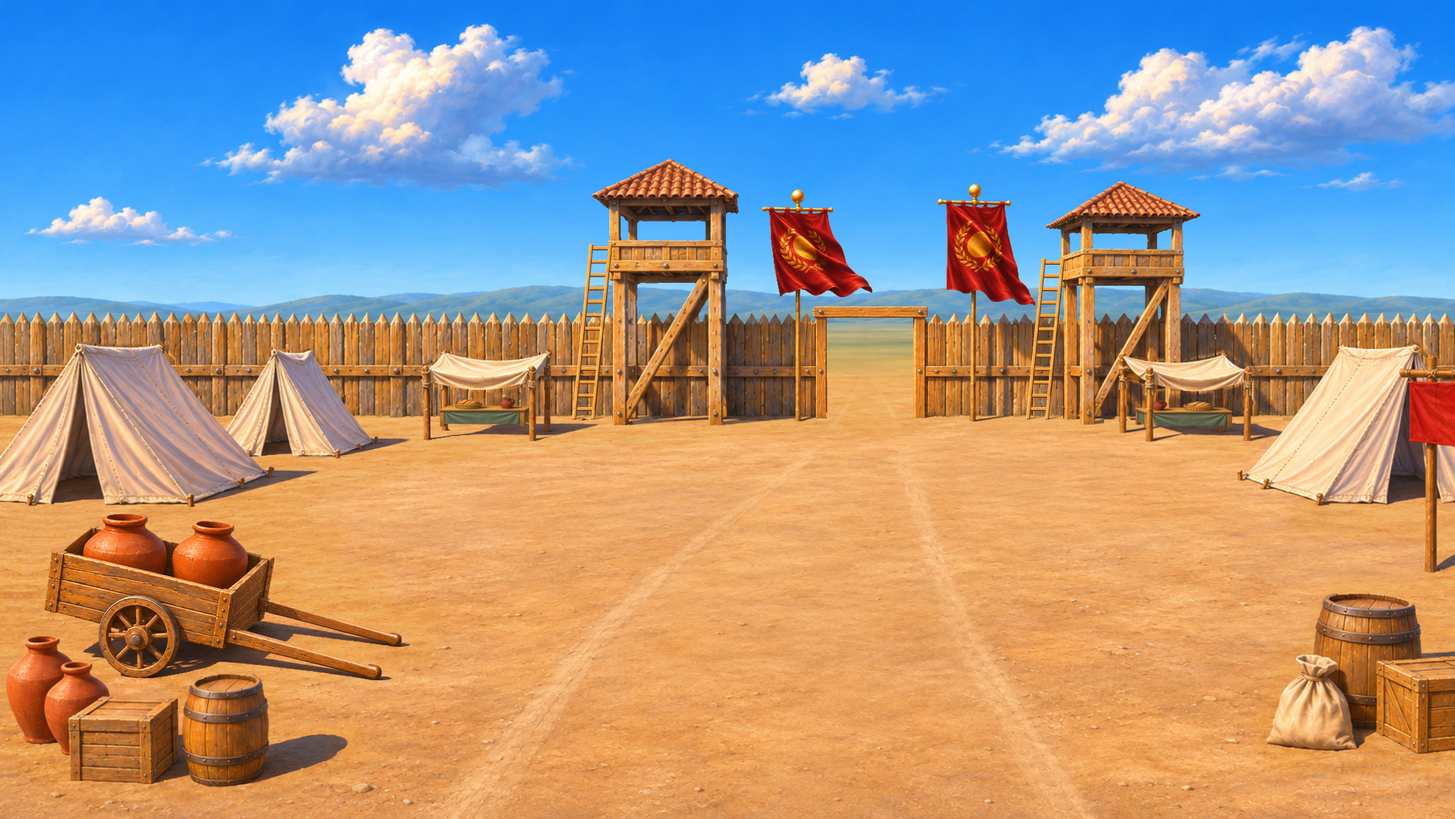
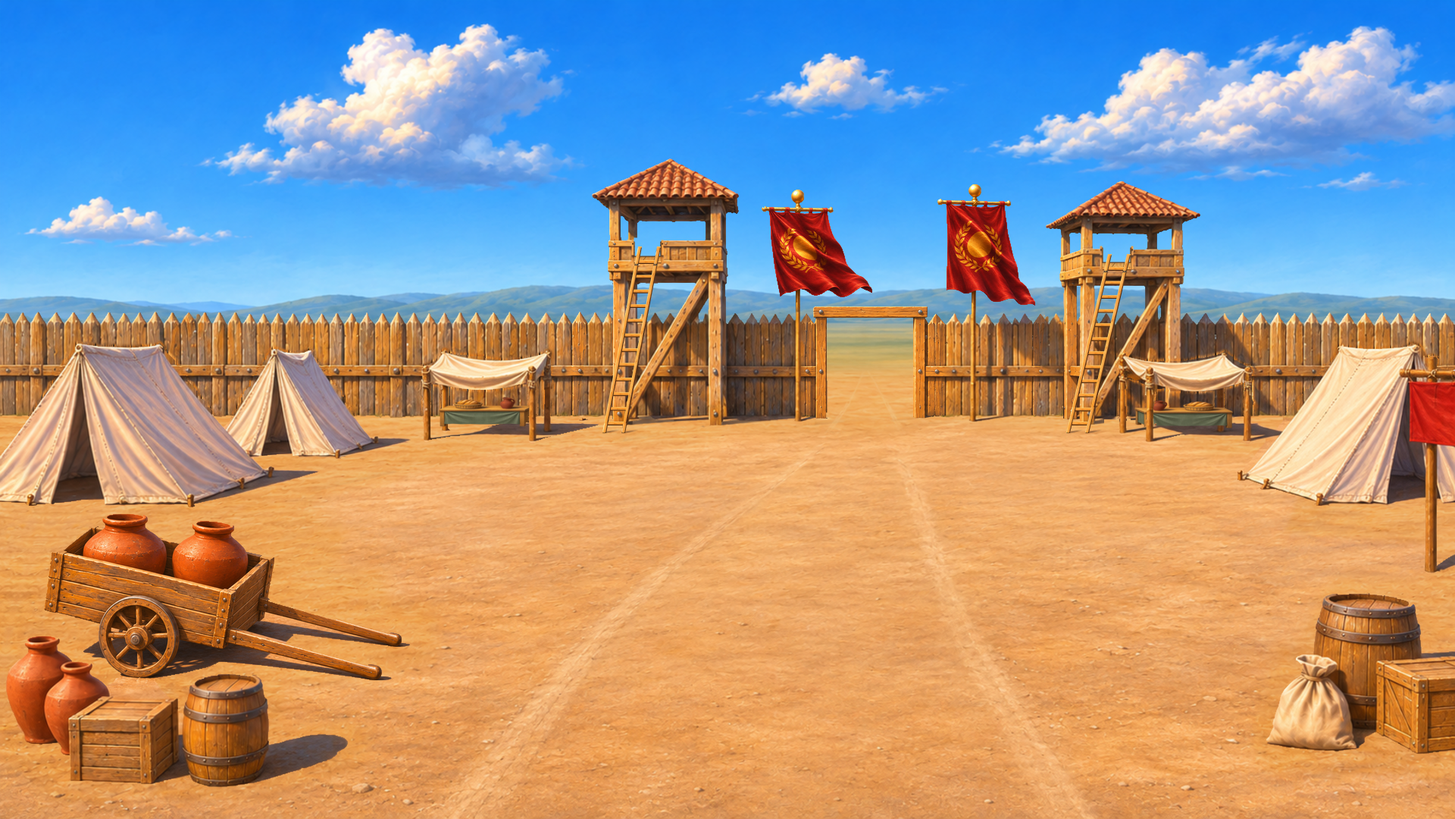
Revision of a layered w=1455, h=819 image; what changed, layer by layer:
painted on "中景 · 栅栏、门框、岗楼与军旗" over [572, 237, 1134, 434]
